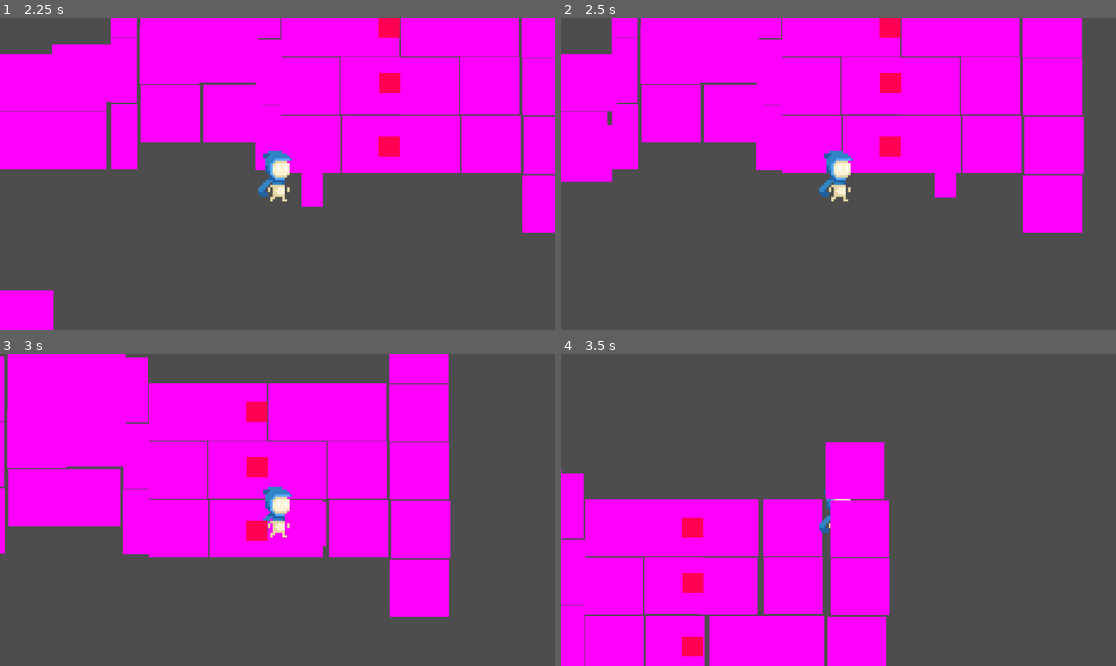
Above: before the commit, frames 1-4 (two rows, left to right).
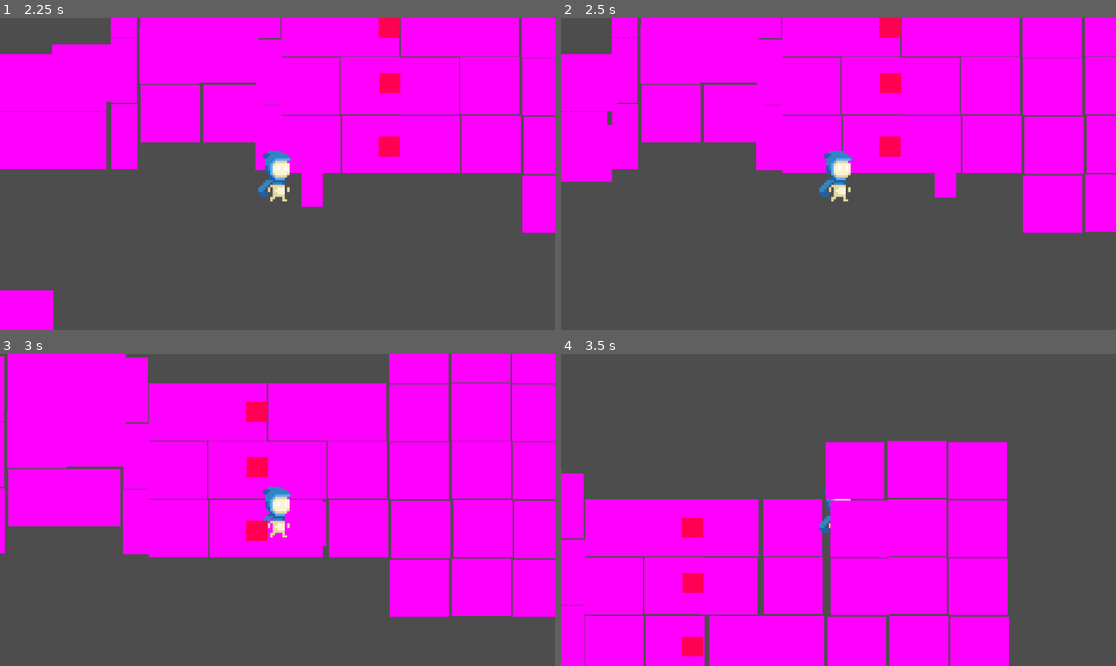
Above: after the commit, the same moments.

Repository: MD-Hamza/ClusterFall
Game: Godot game, scene res://States/PlayState.tscn
Two runs of this game, one before a commit and one after it. Both use one fixed random seed, a clock stepped at 60 frames per second and the inputs below. This scene is started directly instead of the project's main scene.
Inputs (mouse positions are in pixels of both pictures, inside the frame that each line leads up to):
- Up to frame 1 (2.25 s): tap Enter at 0.5 s; move the mouse to (399, 158) at 0.52 s; hold D (ui_right) 0.53-1.28 s; click (399, 158) at 0.6 s; move the mouse to (166, 189) at 1.27 s; hold S (ui_down) 1.28-2.03 s; right-click (166, 189) at 1.35 s; move the mouse to (333, 105) at 2.02 s; hold D (ui_right) from 2.03 s (still down); click (333, 105) at 2.1 s
- Up to frame 2 (2.5 s): keep holding D (ui_right)
- Up to frame 3 (3 s): move the mouse to (249, 572) at 2.77 s; release D (ui_right) at 2.78 s; hold W (ui_up) from 2.78 s (still down); right-click (249, 572) at 2.85 s
- Up to frame 4 (3.5 s): keep holding W (ui_up)

Frame 1 is identical in both runs. In frame 2, 3.8% of the frame differs, in the area x 94-100%, y 0-69%; in frame 3, 15%, in the area x 81-100%, y 0-85%; in frame 4, 15%.

Commit message:
Update PlayState.tscn

Diff:
--- a/States/PlayState.tscn
+++ b/States/PlayState.tscn
@@ -130,3 +130,33 @@
 
 [node name="Tile29" parent="." instance=ExtResource("2_84226")]
 position = Vector2(1095, -113)
+
+[node name="Tile30" parent="." instance=ExtResource("2_84226")]
+position = Vector2(1224, 6)
+
+[node name="Tile31" parent="." instance=ExtResource("2_84226")]
+position = Vector2(1228, 248)
+
+[node name="Tile32" parent="." instance=ExtResource("2_84226")]
+position = Vector2(1225, 126)
+
+[node name="Tile33" parent="." instance=ExtResource("2_84226")]
+position = Vector2(1225, 370)
+
+[node name="Tile34" parent="." instance=ExtResource("2_84226")]
+position = Vector2(1224, -115)
+
+[node name="Tile35" parent="." instance=ExtResource("2_84226")]
+position = Vector2(1350, 8)
+
+[node name="Tile36" parent="." instance=ExtResource("2_84226")]
+position = Vector2(1354, 250)
+
+[node name="Tile37" parent="." instance=ExtResource("2_84226")]
+position = Vector2(1351, 128)
+
+[node name="Tile38" parent="." instance=ExtResource("2_84226")]
+position = Vector2(1351, 372)
+
+[node name="Tile39" parent="." instance=ExtResource("2_84226")]
+position = Vector2(1350, -113)
